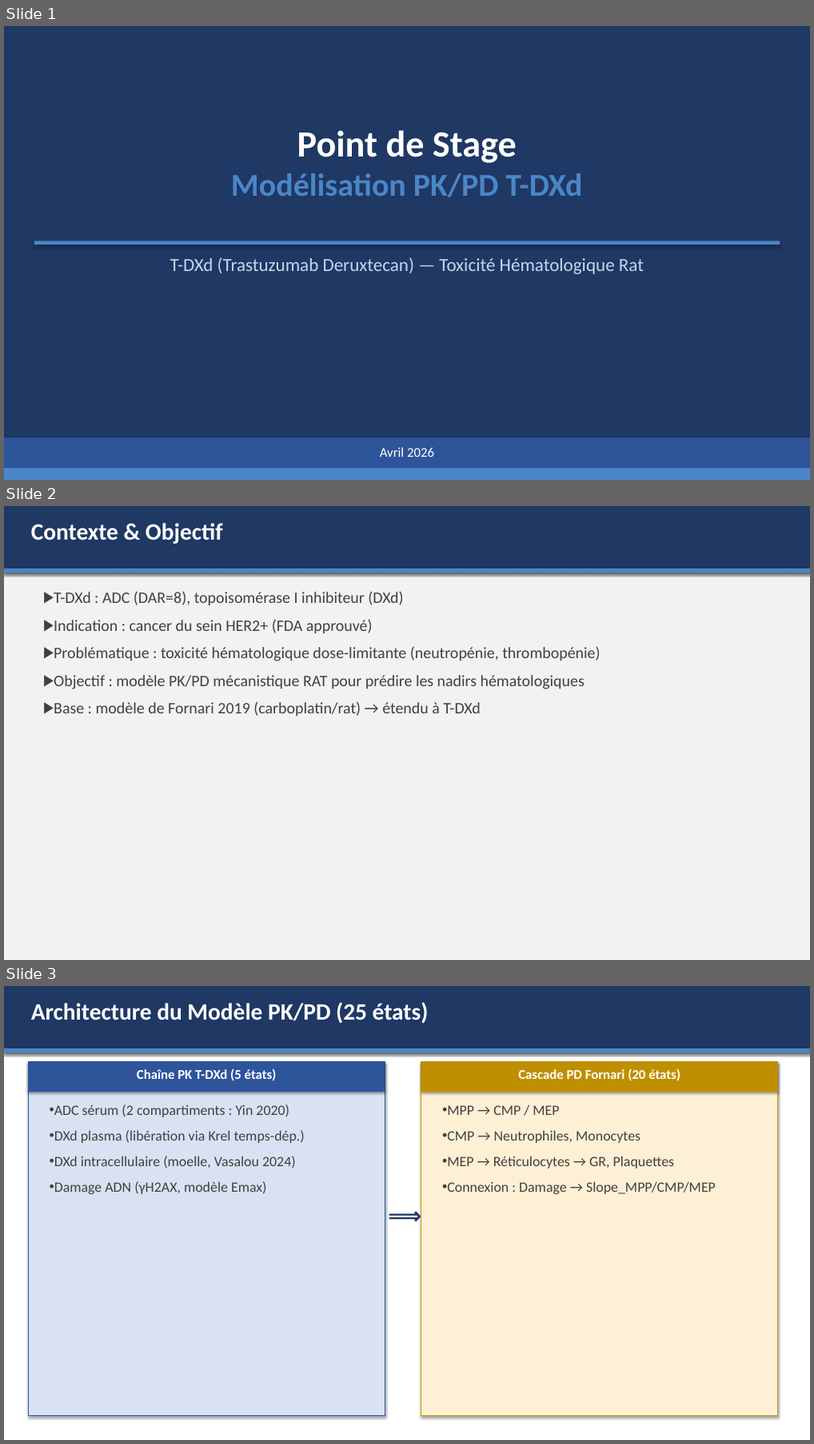
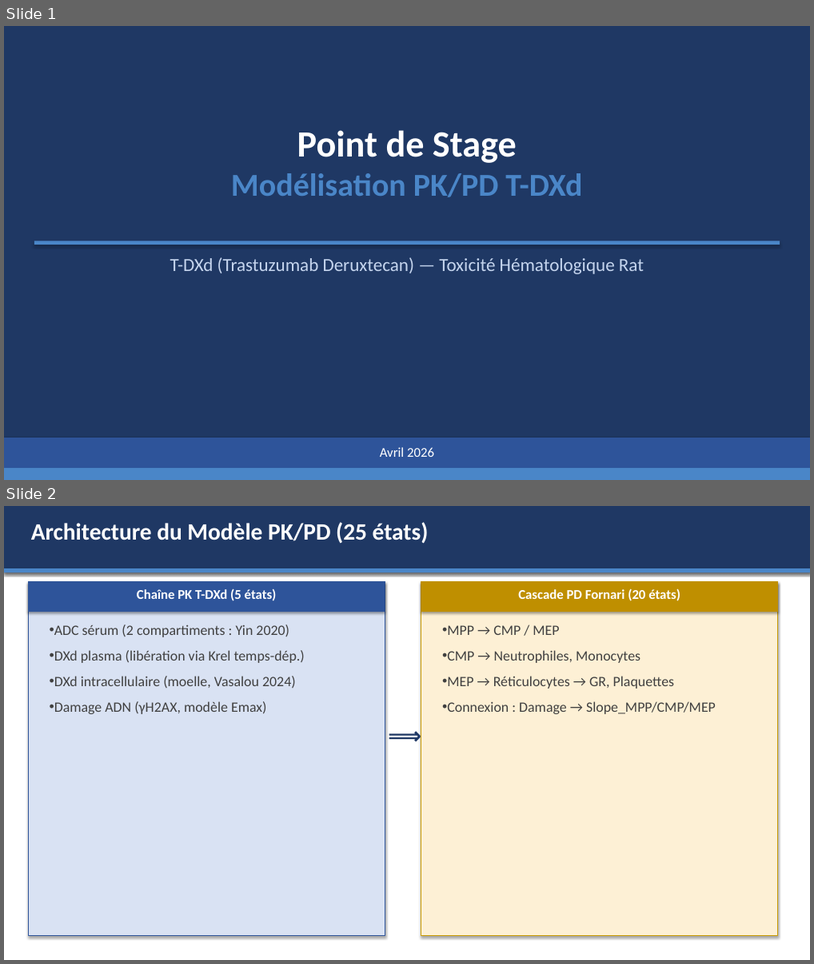
Before and after one commit to omarhss4k/Hema, a slide deck: Point_Stage_TDXd.pptx. Shown one above the other, each under a label of ours: slides 1, 2 and 3 before the commit, slides 1 and 2 after it. The pictures are 814x1444 and 814x964 pixels, drawn with LibreOffice and Linux fonts; fonts in the diff are those of the drawing. Boxes give left, top, right and bottom in pixels: in the first picture for what was removed or moved away, otherwise in the second. Text is boxed around its words. In the diff, an @@ line names an element or a change of style, - is before the commit and + after.

```diff
--- a/Point_Stage_TDXd.pptx
+++ b/Point_Stage_TDXd.pptx
@@ slide 2 removed at <box>4,506,810,960</box>, background #F2F2F2 @@
@@ rectangle removed at <box>4,506,810,572</box> @@
@@ text removed at <box>31,523,223,544</box> @@
-Contexte & Objectif
@@ rectangle removed at <box>4,568,810,572</box> @@
@@ text removed at <box>54,591,600,716</box> @@
-▶ T-DXd : ADC (DAR=8), topoisomérase I inhibiteur (DXd)
-▶ Indication : cancer du sein HER2+ (FDA approuvé)
-▶ Problématique : toxicité hématologique dose-limitante (neutropénie, thrombopénie)
-▶ Objectif : modèle PK/PD mécanistique RAT pour prédire les nadirs hématologiques
-▶ Base : modèle de Fornari 2019 (carboplatin/rat) → étendu à T-DXd
@@ what was slide 3 is now slide 2 @@
```
Also in this commit, not shown: 1 other file.
